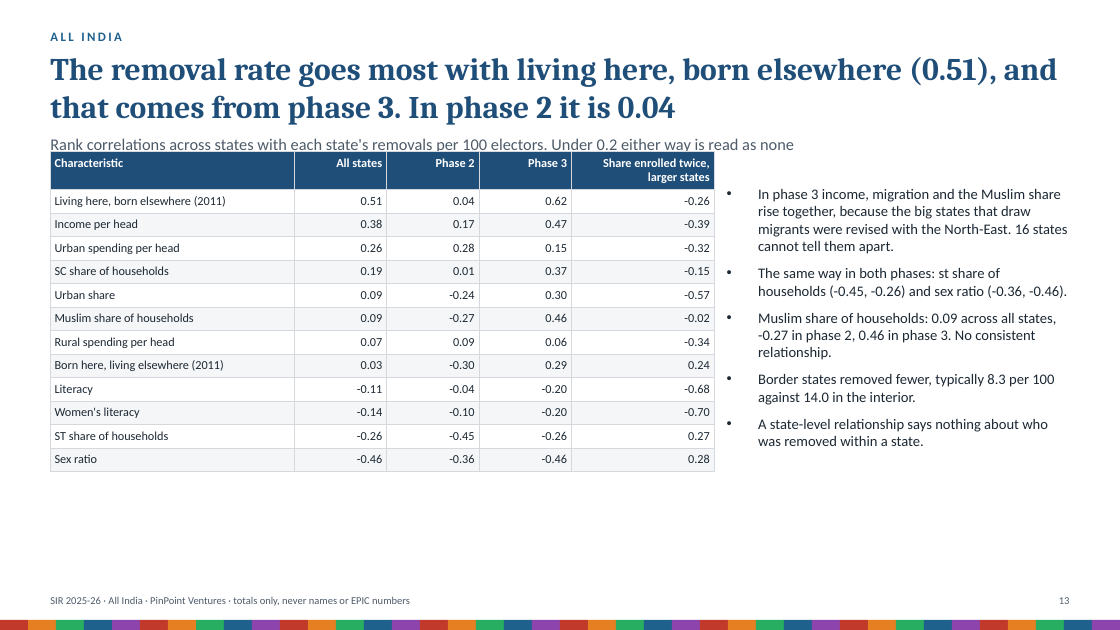
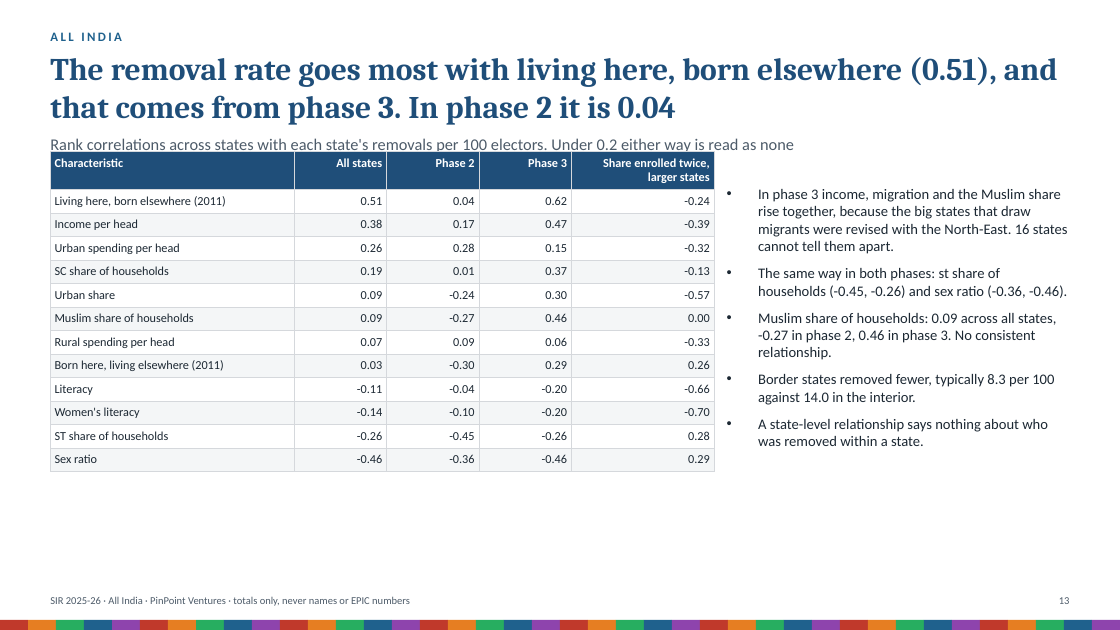
Before and after one commit to Varnasr/INDIA-DATA, a slide deck: slide 13 of reports/sir-india-deck.pptx. Drawn at 1120x630 pixels with LibreOffice and Linux fonts; fonts in the diff are those of the drawing. Boxes give left, top, right and bottom in pixels: in the first picture for what was removed or moved away, otherwise in the second. Text is boxed around its words. In the diff, an @@ line names an element or a change of style, - is before the commit and + after.

```diff
--- a/reports/sir-india-deck.pptx
+++ b/reports/sir-india-deck.pptx
@@ table at bbox=[50, 151, 714, 467] @@
-row 2, column 5: -0.26
+row 2, column 5: -0.24
-row 5, column 5: -0.15
+row 5, column 5: -0.13
-row 7, column 5: -0.02
+row 7, column 5: 0.00
-row 8, column 5: -0.34
+row 8, column 5: -0.33
-row 9, column 5: 0.24
+row 9, column 5: 0.26
-row 10, column 5: -0.68
+row 10, column 5: -0.66
-row 12, column 5: 0.27
+row 12, column 5: 0.28
-row 13, column 5: 0.28
+row 13, column 5: 0.29
```
Also in this commit, not shown: 8 other slides changed, 9 other files.
